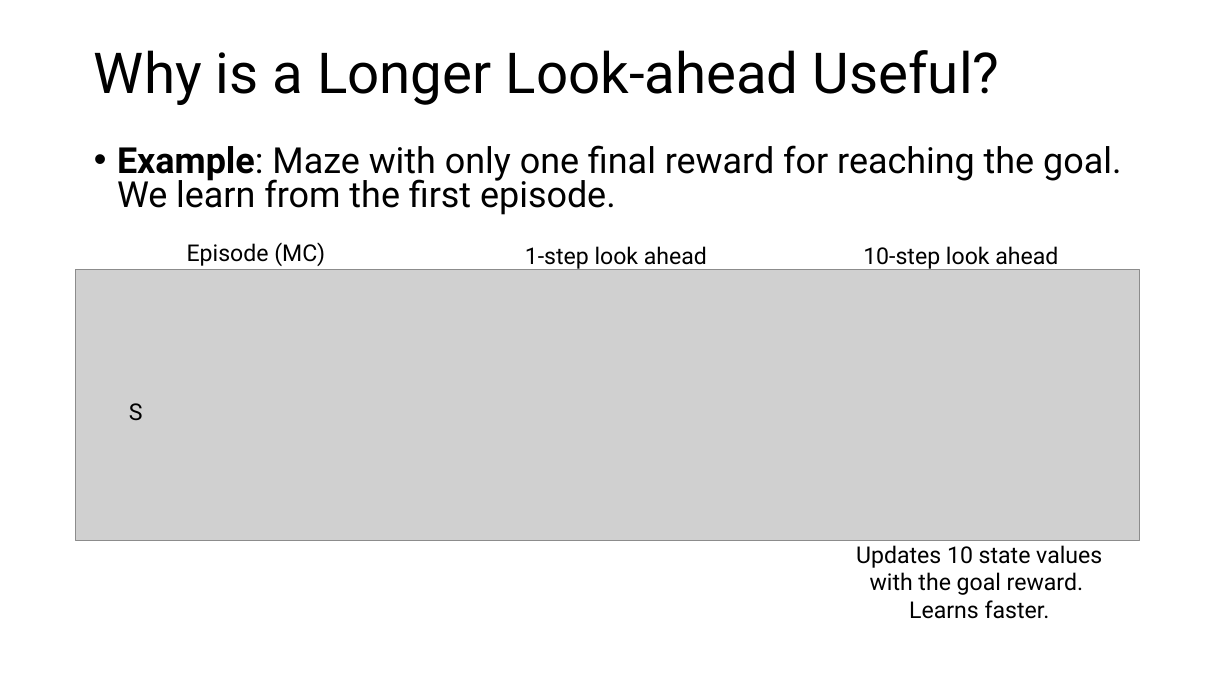
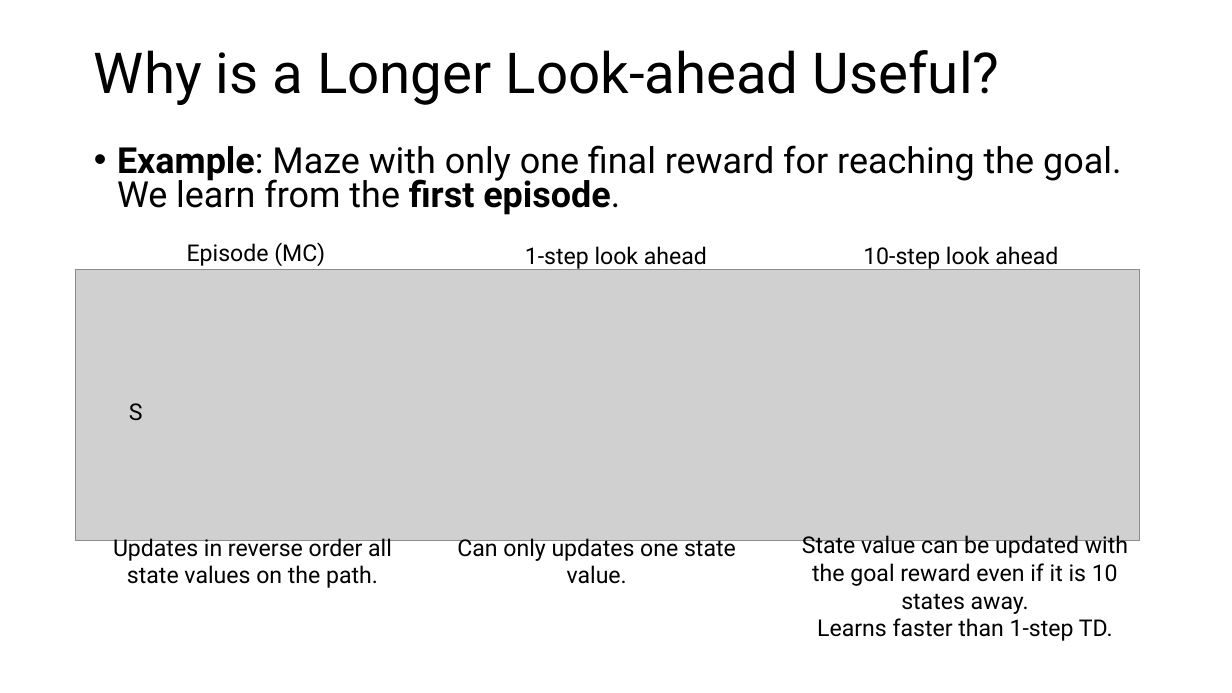
Before and after one commit to mhahsler/Introduction_to_Reinforcement_Learning, a slide deck: slide 4 of slides/Lecture_Chapter07.pptx. Drawn at 1232x693 pixels with LibreOffice and Linux fonts; fonts in the diff are those of the drawing; grey boxes stand for pictures. Boxes give left, top, right and bottom in pixels: in the first picture for what was removed or moved away, otherwise in the second. Text is boxed around its words. In the diff, an @@ line names an element or a change of style, - is before the commit and + after.

```diff
--- a/slides/Lecture_Chapter07.pptx
+++ b/slides/Lecture_Chapter07.pptx
@@ text "Example: Maze with only one ..." at box(117, 145, 1121, 215): bold on in "first episode." @@
@@ text added at box(113, 538, 392, 588), 18 pt, text #000000 @@
+Updates in reverse order all state values on the path.
@@ text added at box(457, 538, 736, 584), 18 pt, text #000000 @@
+Can only updates one state value.
@@ text at box(802, 535, 1128, 641): text changed @@
-Updates 10 state values with the goal reward.
-Learns faster.
+State value can be updated with the goal reward even if it is 10 states away.
+Learns faster than 1-step TD.
```
Also in this commit, not shown: 7 other slides changed, 4 slides added, 4 slides removed, 4 other files.
